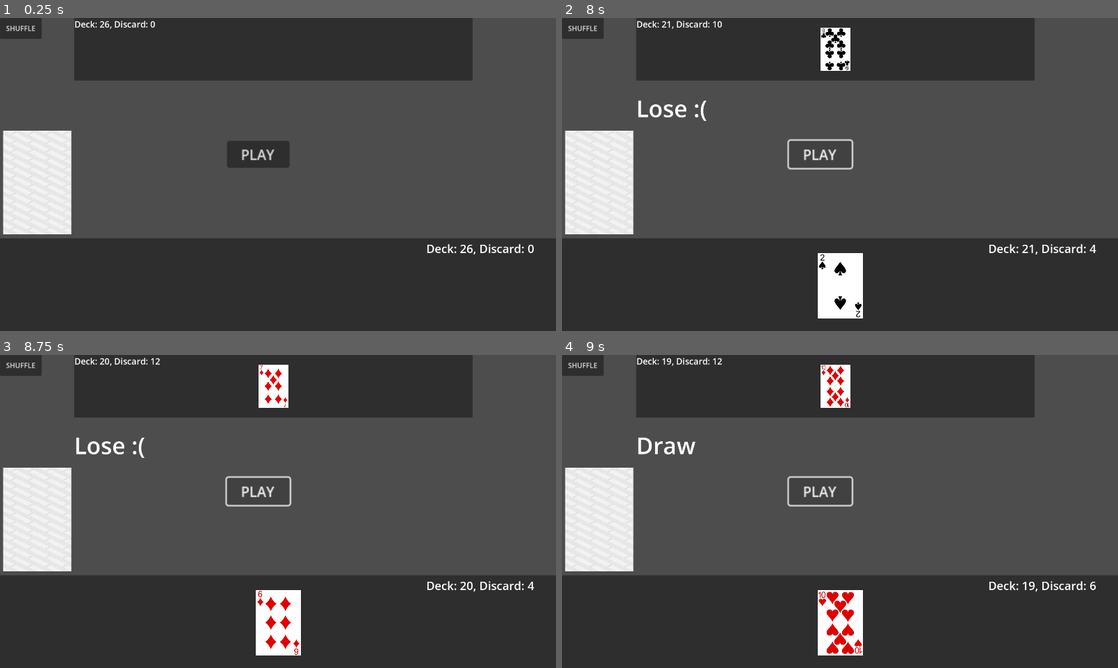
Above: before the commit, frames 1-4 (two rows, left to right).
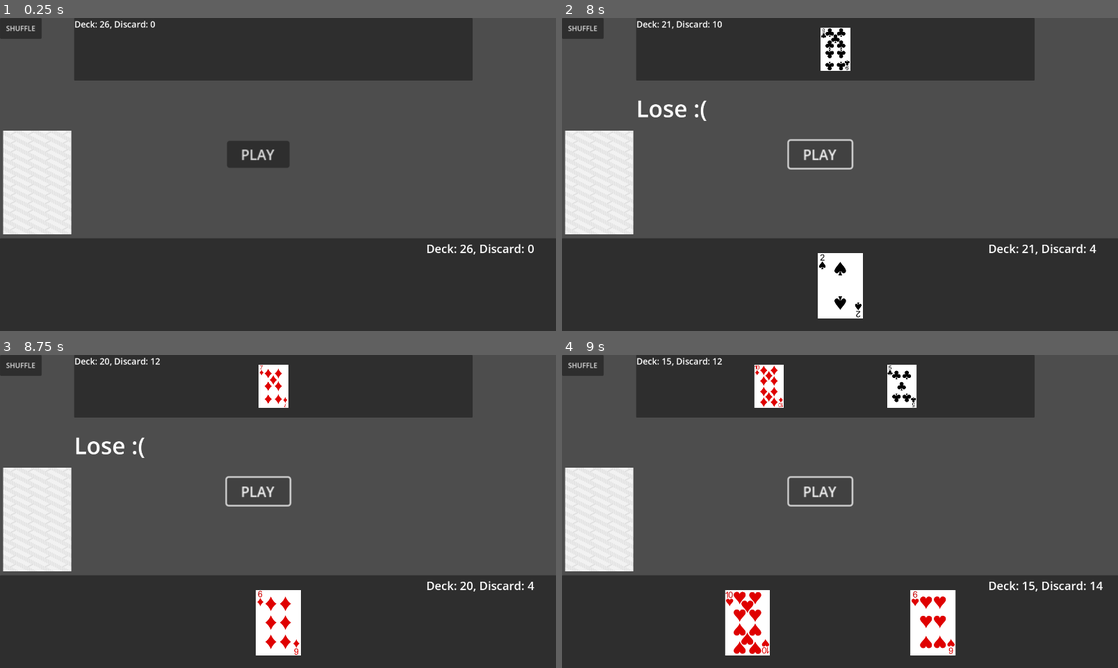
Above: after the commit, the same moments.

Repository: water221c/CARD
Game: Godot game, scene res://main.tscn
The game is run twice, just before and just after one commit, with the same random seed, the same clock (stepped at 60 frames per second) and the same inputs.
Inputs:
- Up to frame 1 (0.25 s): no input
- Up to frame 2 (8 s): click "PLAY" at 0.5 s; click "PLAY" at 1.25 s; click "SHUFFLE" at 2 s; click "SHUFFLE" at 2.75 s; click "SHUFFLE" at 3.5 s; click "PLAY" at 4.25 s; tap Enter at 5, 6.5 s; tap Space at 5.75, 7.25 s
- Up to frame 3 (8.75 s): tap Enter at 8 s
- Up to frame 4 (9 s): tap Space at 8.75 s

Frames 1-3 are identical in both runs. In frame 4, 7.6% of the frame differs, in the area x 13-98%, y 0-96%.

Commit message:
added the fight function logic, it is insanely complicated for 00:30 but i think it works, need to check it when not half dead

Diff:
--- a/Main.gd
+++ b/Main.gd
@@ -24,19 +24,21 @@
 		enemyCardTog = false
 
 
-func _on_deck_draw_card(card, cardTexture, cardValue):
+func _on_deck_draw_card(card, cardTexture, cardValue, fightToggle):
 	$Win.hide()
 	$Draw.hide()
 	$Lose.hide()
 	$Hand.call("create_card", card, cardTexture, cardValue)
-	drawn_user_card()
+	if (!fightToggle):
+		drawn_user_card()
 
-func _on_deck_draw_opp_card(card, cardTexture, cardValue):
+func _on_deck_draw_opp_card(card, cardTexture, cardValue, fightToggle):
 	$Win.hide()
 	$Draw.hide()
 	$Lose.hide()
 	$EnemyHand.call("create_enemy_card", card, cardTexture, cardValue)
-	drawn_enemy_card()
+	if (!fightToggle):
+		drawn_enemy_card()
 
 func _on_deck_ask_hand_size():
 	$Deck.call("return_hand_size", $Hand.call("send_hand_size"))
--- a/deck.gd
+++ b/deck.gd
@@ -1,8 +1,8 @@
 extends Area2D
 
 
-signal draw_card(card, cardTexture, cardValue)
-signal draw_opp_card(card, cardTexture, cardValue)
+signal draw_card(card, cardTexture, cardValue, fightToggle)
+signal draw_opp_card(card, cardTexture, cardValue, fightToggle)
 signal ask_hand_size()
 signal clear_hand()
 signal update_text(userDeck, userDiscard, enemyDeck, enemyDiscard)
@@ -127,8 +127,8 @@
 			userDiscard.clear()
 		else:
 			print("YOU LOSE")
-			pass
-	draw_card.emit(Card, userDeck[0][0], userDeck[0][1])
+	if (userDeck.size() > 0):
+		draw_card.emit(Card, userDeck[0][0], userDeck[0][1], false)
 
 
 #draws a card for the opponent
@@ -142,8 +142,8 @@
 			enemyDiscard.clear()
 		else:
 			print("YOU WIN")
-			pass
-	draw_opp_card.emit(Card, enemyDeck[0][0], enemyDeck[0][1])
+	if (enemyDeck.size() > 0):
+		draw_opp_card.emit(Card, enemyDeck[0][0], enemyDeck[0][1], false)
 
 func result(result: int):
 	#Win
@@ -160,11 +160,97 @@
 		enemyDeck.remove_at(0)
 	#Draw
 	elif (result == 0):
-		 #need to add a "מלחמה" function
-		userDiscard.append(userDeck[0])
-		userDiscard.append(enemyDeck[0])
-		userDeck.remove_at(0)
-		enemyDeck.remove_at(0)
+		#need to add a "מלחמה" function
+		fight(0)
 
 func update_counts():
 	update_text.emit(userDeck.size(), userDiscard.size(), enemyDeck.size(), enemyDiscard.size())
+
+
+func fight(interval):
+	var times = interval + 1
+
+	var userVal = 0
+	var enemyVal = 0
+
+
+	if (userDeck.size() < 5 + 4 * interval):
+		if (userDeck.size() < 4 + 4 * interval):
+			if (userDeck.size() < 3 + 4 * interval):
+				if (userDeck.size() < 2 + 4 * interval):
+					userDeck.append_array(userDiscard)
+					userDiscard.clear()
+					fight(interval)
+				else:
+					draw_card.emit(Card, userDeck[1 + 4 * interval][0], userDeck[1 + 4 * interval][1], true)
+					userVal = userDeck[1 + 4 * interval][1]
+			else:
+				draw_card.emit(Card, userDeck[2 + 4 * interval][0], userDeck[2 + 4 * interval][1], true)
+				userVal = userDeck[2 + 4 * interval][1]
+		else:
+			draw_card.emit(Card, userDeck[3 + 4 * interval][0], userDeck[3 + 4 * interval][1], true)
+			userVal = userDeck[3 + 4 * interval][1]
+	else:
+		draw_card.emit(Card, userDeck[4 + 4 * interval][0], userDeck[4 + 4 * interval][1], true)
+		userVal = userDeck[4 + 4 * interval][1]
+
+	if (enemyDeck.size() < 5 + 4 * interval):
+		if (enemyDeck.size() < 4 + 4 * interval):
+			if (enemyDeck.size() < 3 + 4 * interval):
+				if (enemyDeck.size() < 2 + 4 * interval):
+					enemyDeck.append_array(enemyDiscard)
+					enemyDiscard.clear()
+					fight(interval)
+				else:
+					draw_opp_card.emit(Card, enemyDeck[1 + 4 * interval][0], enemyDeck[1 + 4 * interval][1], true)
+					enemyVal = enemyDeck[1 + 4 * interval][1]
+			else:
+				draw_opp_card.emit(Card, enemyDeck[2 + 4 * interval][0], enemyDeck[2 + 4 * interval][1], true)
+				enemyVal = enemyDeck[2 + 4 * interval][1]
+		else:
+			draw_opp_card.emit(Card, enemyDeck[3 + 4 * interval][0], enemyDeck[3 + 4 * interval][1], true)
+			enemyVal = enemyDeck[3 + 4 * interval][1]
+	else:
+		draw_opp_card.emit(Card, enemyDeck[4 + 4 * interval][0], enemyDeck[4 + 4 * interval][1], true)
+		enemyVal = enemyDeck[4 + 4 * interval][1]
+
+	#check who won the fight
+	var result = userVal - enemyVal
+
+	#case for user winning
+	if (result > 0):
+		for i in (userDeck.size() - 1):
+			if (i < 5 + 4 * interval):
+				if (userDeck.size() < i):
+					userDeck.append_array(userDiscard)
+					userDiscard.clear()
+				userDiscard.append(userDeck[0])
+				userDeck.remove_at(0)
+		for i in (enemyDeck.size() - 1):
+			if (i < 5 + 4 * interval):
+				if (enemyDeck.size() < i):
+					enemyDeck.append_array(enemyDiscard)
+					enemyDiscard.clear()
+				userDiscard.append(enemyDeck[0])
+				enemyDeck.remove_at(0)
+
+	#case for enemy winning
+	elif (result < 0):
+		for i in (userDeck.size() - 1):
+			if (i < 5 + 4 * interval):
+				if (userDeck.size() < i):
+					userDeck.append_array(userDiscard)
+					userDiscard.clear()
+				enemyDiscard.append(userDeck[0])
+				userDeck.remove_at(0)
+		for i in (enemyDeck.size() - 1):
+			if (i < 5 + 4 * interval):
+				if (enemyDeck.size() < i):
+					enemyDeck.append_array(enemyDiscard)
+					enemyDiscard.clear()
+				enemyDiscard.append(enemyDeck[0])
+				enemyDeck.remove_at(0)
+
+	#case for a draw, which means another fight
+	elif (result == 0):
+		fight(times)
